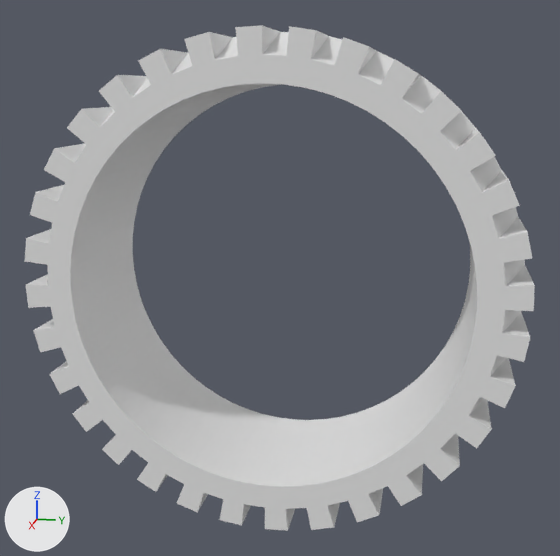
The Blender file Assets/Groups/Group S/Models/raws/wheel.blend as it was, and as the next commit left it.
One viewpoint serves both versions: a camera (50 mm lens) standing at (0.948, 0.189, 0.236) and looking at (0.0, 0.0, -0.001). Every picture has the same lights, and +X, +Y and +Z are marked at lower left.

Script lines for the objects in view, before the commit:
```python
me_cylinder_003 = bpy.data.meshes.new('Cylinder.003')
me_cylinder_003.from_pydata(...)  # 454 vertices, 511 faces, 5 loose edges; spans x -0.1..0.1, y -0.3..0.3, z -0.3..0.3
ob_cylinder = bpy.data.objects.new('Cylinder', me_cylinder_003)
ob_cylinder.location = (0.0, 0.0, 0.0)
```
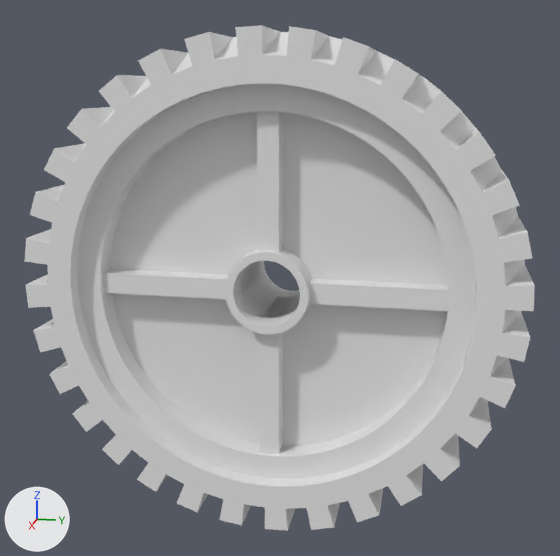
Where the change shows, as pixel boxes (x1, y1, x2, y2) in the pictures (560 x 556 px):
'Cylinder.004', added: after (110, 112, 449, 446)
'Cylinder.003', added: after (78, 84, 476, 479)
'Cube', added: after (103, 261, 449, 311)
'Cube.001', added: after (257, 111, 299, 454)
'Rod Pocket', added: after (225, 248, 312, 335)

What changed in the scene script:
```text
Add ob_rod_pocket:
    ob_rod_pocket = bpy.data.objects.new('Rod Pocket', me_cylinder_002.copy())  # the mesh of ob_rod_pocket
    ob_rod_pocket.location = (0.0, 0.0, 0.0)
Add ob_cube_001:
    ob_cube_001 = bpy.data.objects.new('Cube.001', me_cube_002.copy())  # the mesh of ob_cube_001
    ob_cube_001.location = (0.0, 0.0, 0.0)
Add ob_cube:
    ob_cube = bpy.data.objects.new('Cube', me_cube_001.copy())  # the mesh of ob_cube
    ob_cube.location = (0.0, 0.0, 0.0)
Add ob_cylinder_004:
    ob_cylinder_004 = bpy.data.objects.new('Cylinder.004', me_cylinder_009.copy())  # the mesh of ob_cylinder_004
    ob_cylinder_004.location = (0.0, 0.0, 0.0)
Add ob_cylinder_003:
    ob_cylinder_003 = bpy.data.objects.new('Cylinder.003', me_cylinder_008.copy())  # the mesh of ob_cylinder_003
    ob_cylinder_003.location = (0.0, 0.0, 0.0)
```
